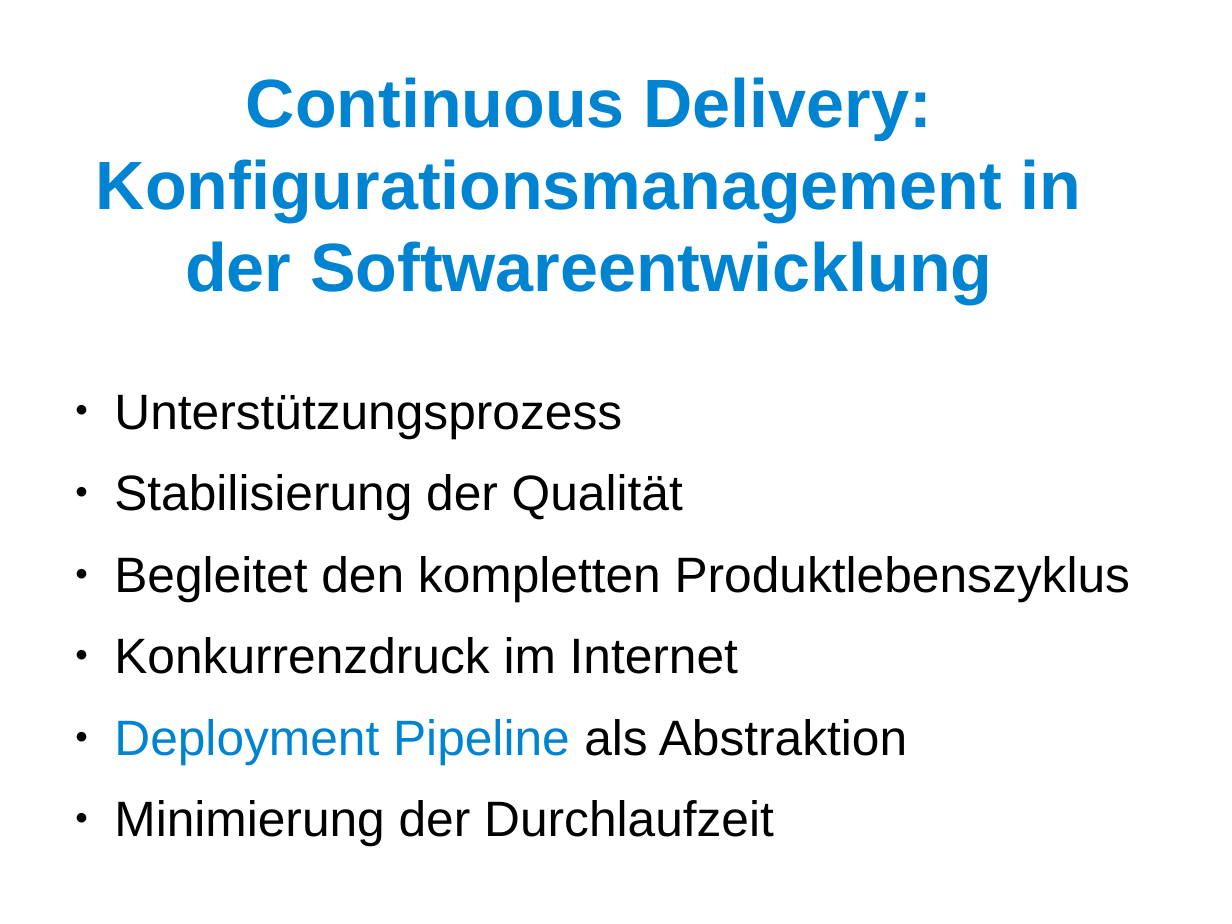
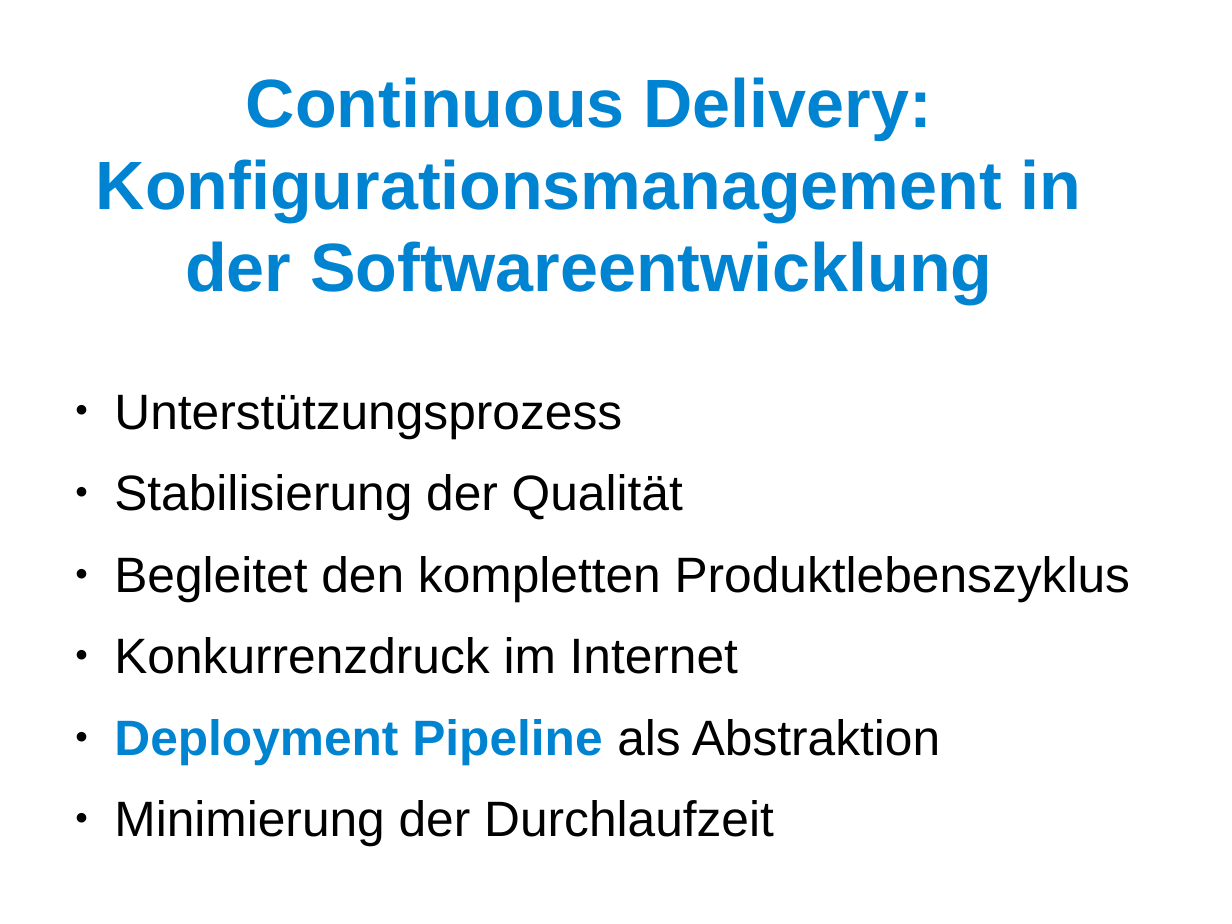
Before and after one commit to danielfr/Hausarbeit, a slide deck: slide 1 of ThesisPraesentation.odp. Drawn at 1232x924 pixels with LibreOffice and Linux fonts; fonts in the diff are those of the drawing. Boxes give left, top, right and bottom in pixels: in the first picture for what was removed or moved away, otherwise in the second. Text is boxed around its words. In the diff, an @@ line names an element or a change of style, - is before the commit and + after.

```diff
--- a/ThesisPraesentation.odp
+++ b/ThesisPraesentation.odp
@@ text at (114, 719, 940, 764): bold on in "Deployment Pipeline" @@
```
